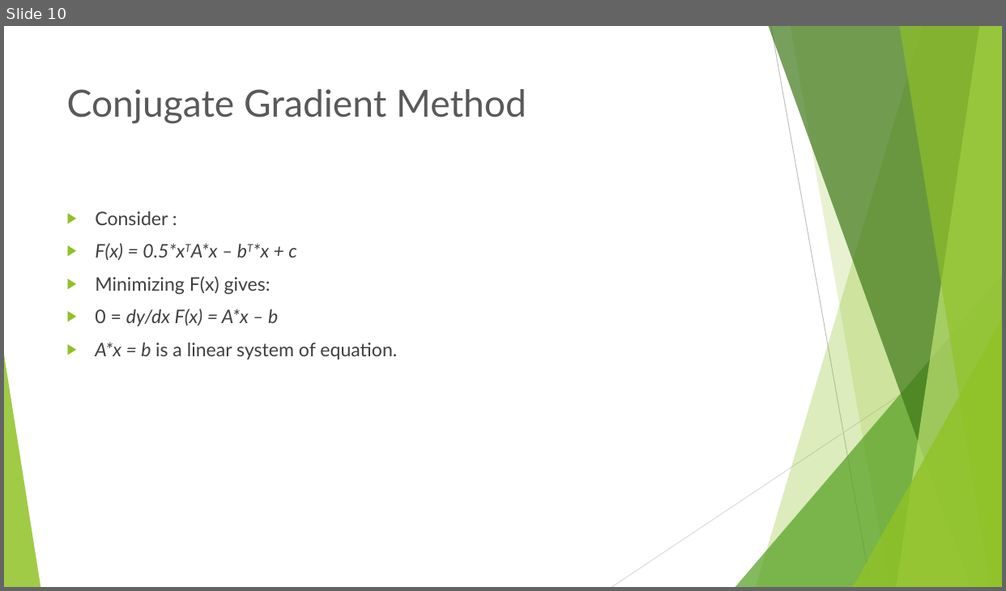
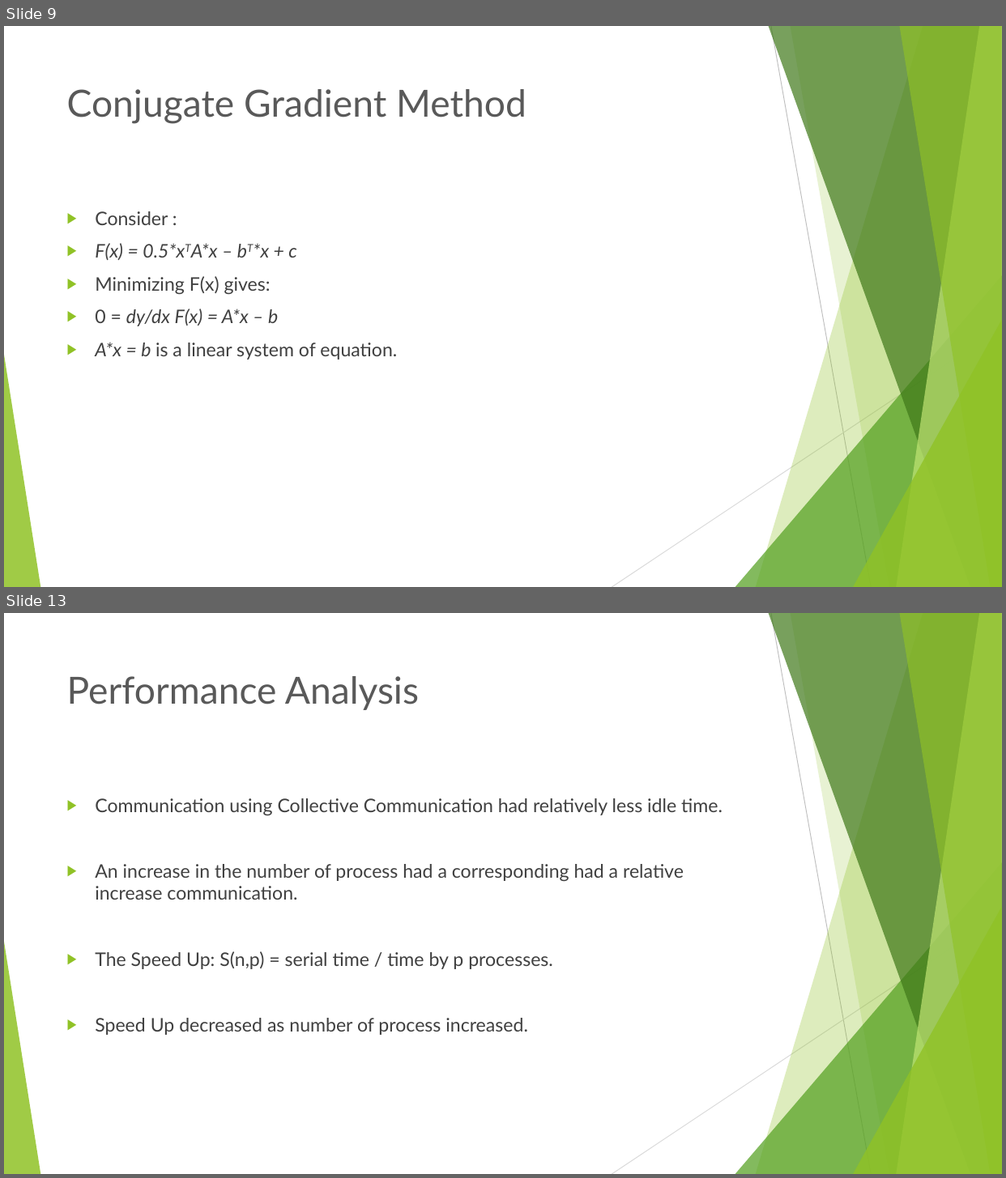
Before and after one commit to mawunyega/conjugate_gradient, a slide deck: presentattion.pptx. Shown one above the other, each under a label of ours: slide 10 before the commit, slides 9 and 13 after it; the slides between them are not shown. The pictures are 1006x591 and 1006x1178 pixels, drawn with LibreOffice and Linux fonts; fonts in the diff are those of the drawing. Boxes give left, top, right and bottom in pixels: in the first picture for what was removed or moved away, otherwise in the second. Text is boxed around its words. In the diff, an @@ line names an element or a change of style, - is before the commit and + after.

```diff
--- a/presentattion.pptx
+++ b/presentattion.pptx
@@ slide 13 added at <box>4,613,1002,1174</box>, background #FFFFFF; not listed: 10 template elements that a slide beside it also shows @@
@@ title added at <box>67,676,419,710</box>, 36 pt, text #595959 @@
+Performance Analysis
@@ text added at <box>95,798,722,1035</box>, 18 pt, text #404040 @@
+▶ Communication using Collective Communication had relatively less idle time.
+▶ An increase in the number of process had a corresponding had a relative increase communication.
+▶ The Speed Up: S(n,p) = serial time / time by p processes.
+▶ Speed Up decreased as number of process increased.
@@ what was slide 10 is now slide 9 @@
```
Also in this commit, not shown: 1 slide changed, 4 other slides added, 2 slides removed, 4 other files.
